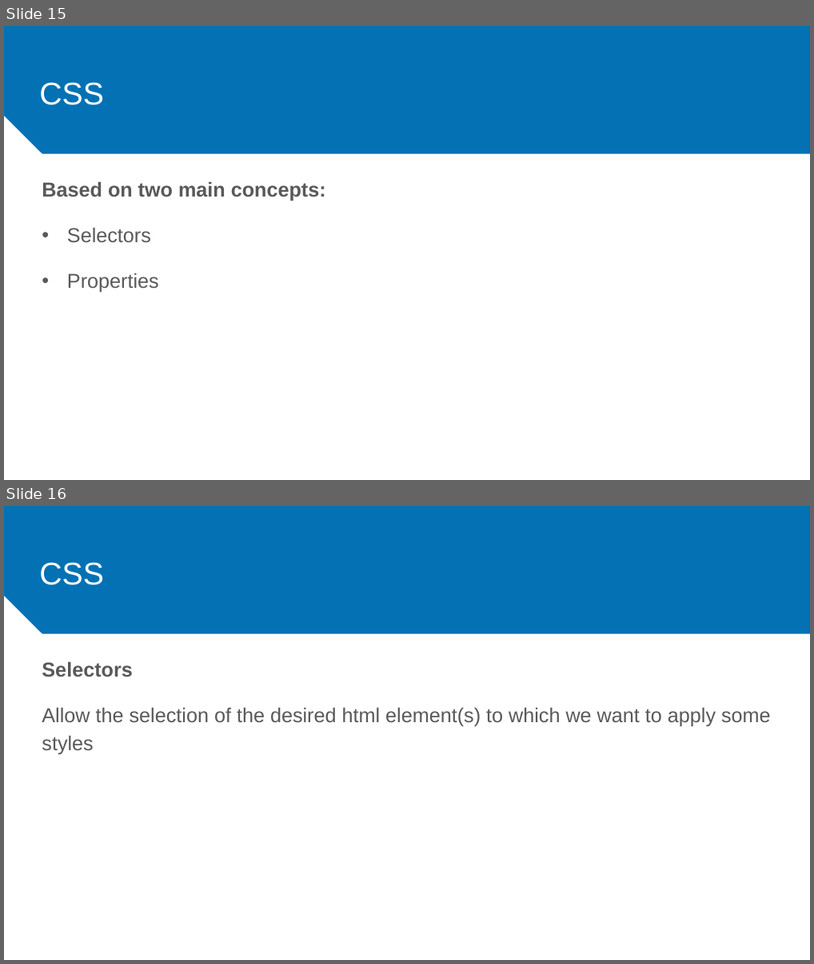
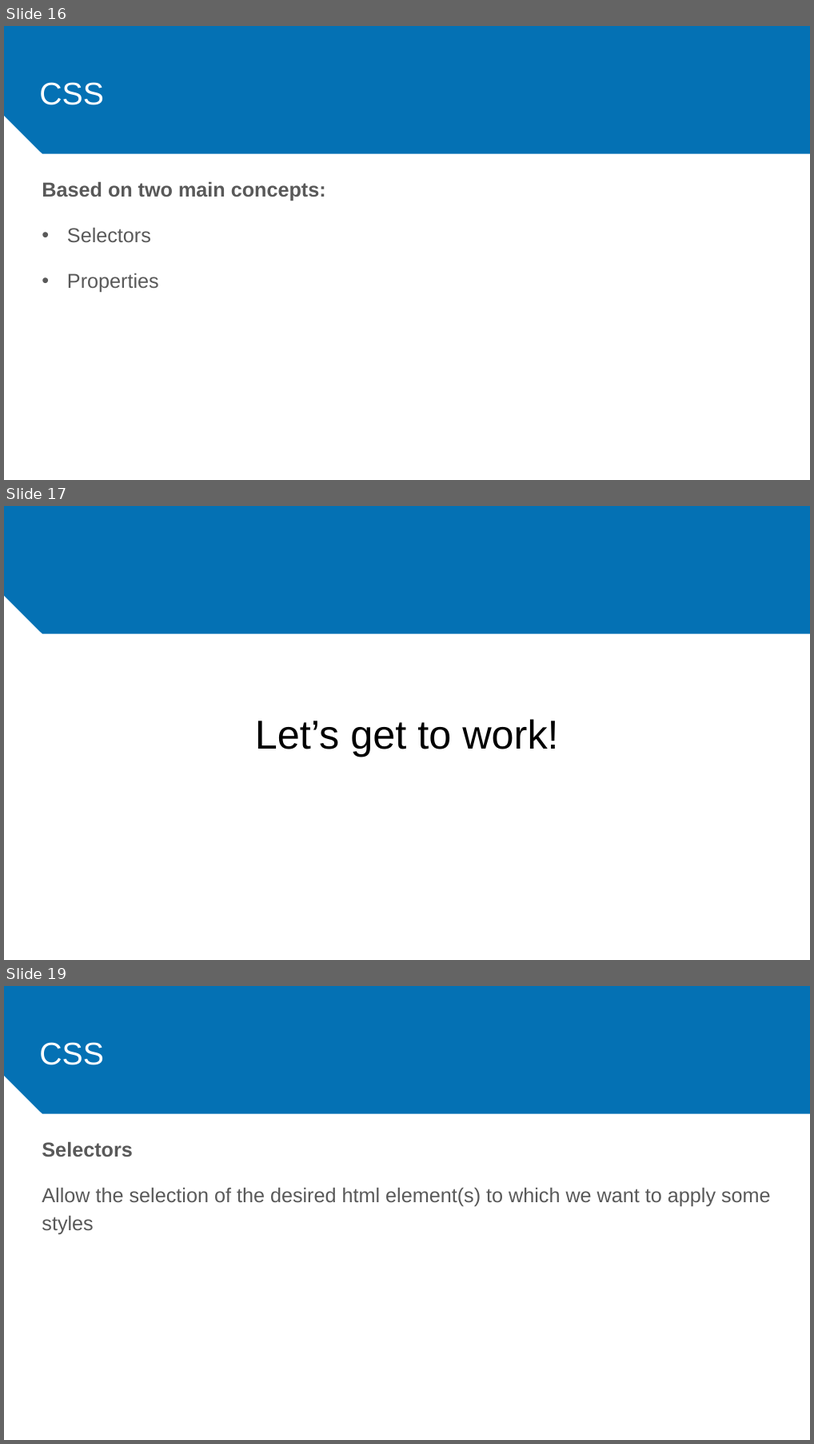
Before and after one commit to dominguesgm/Workshop-WebDev, a slide deck: presentation/webdev workshop.pptx. Shown one above the other, each under a label of ours: slides 15 and 16 before the commit, slides 16, 17 and 19 after it; the slides between them are not shown. The pictures are 814x964 and 814x1444 pixels, drawn with LibreOffice and Linux fonts; fonts in the diff are those of the drawing. Boxes give left, top, right and bottom in pixels: in the first picture for what was removed or moved away, otherwise in the second. Text is boxed around its words. In the diff, an @@ line names an element or a change of style, - is before the commit and + after.

```diff
--- a/presentation/webdev workshop.pptx
+++ b/presentation/webdev workshop.pptx
@@ slide 17 added at (4, 506, 810, 960), background #FFFFFF; not listed: 1 template element that a slide beside it also shows @@
@@ title added at (255, 719, 558, 756), 36 pt, text #000000 @@
+Let’s get to work!
@@ what was slide 15 is now slide 16 @@
@@ what was slide 16 is now slide 19 @@
```
Also in this commit, not shown: 3 slides changed, 6 other slides added.
